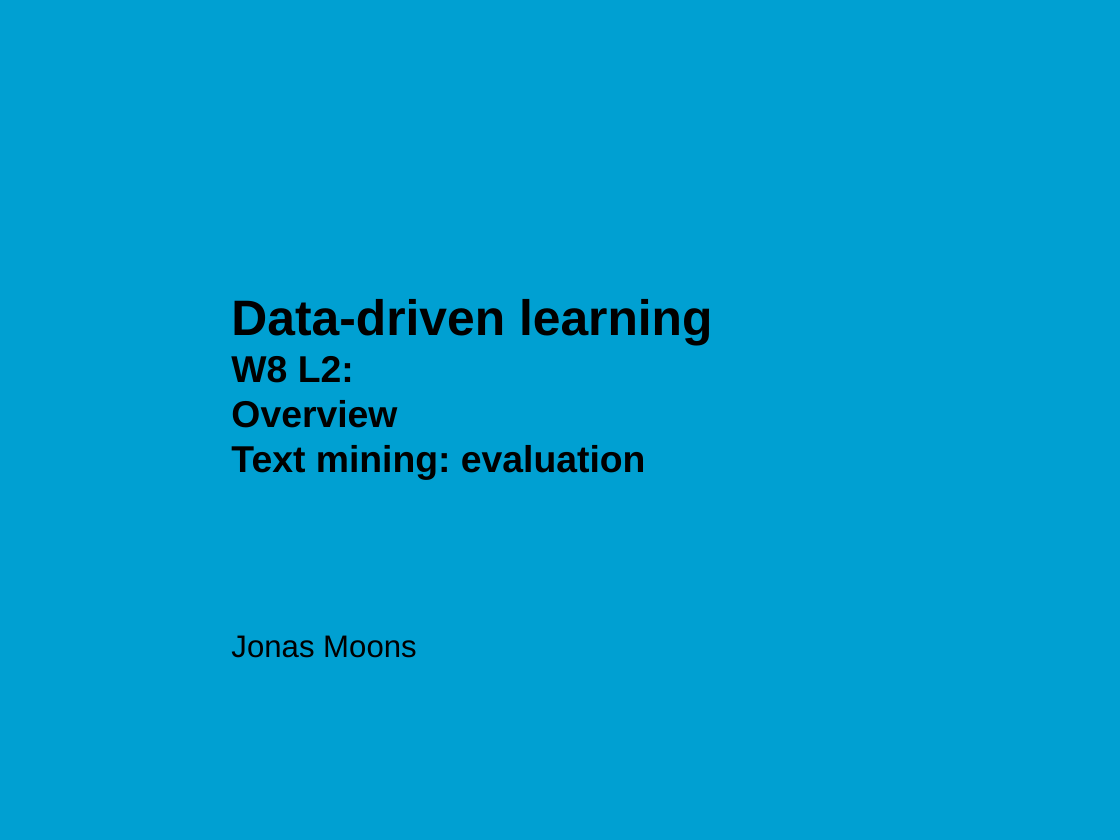
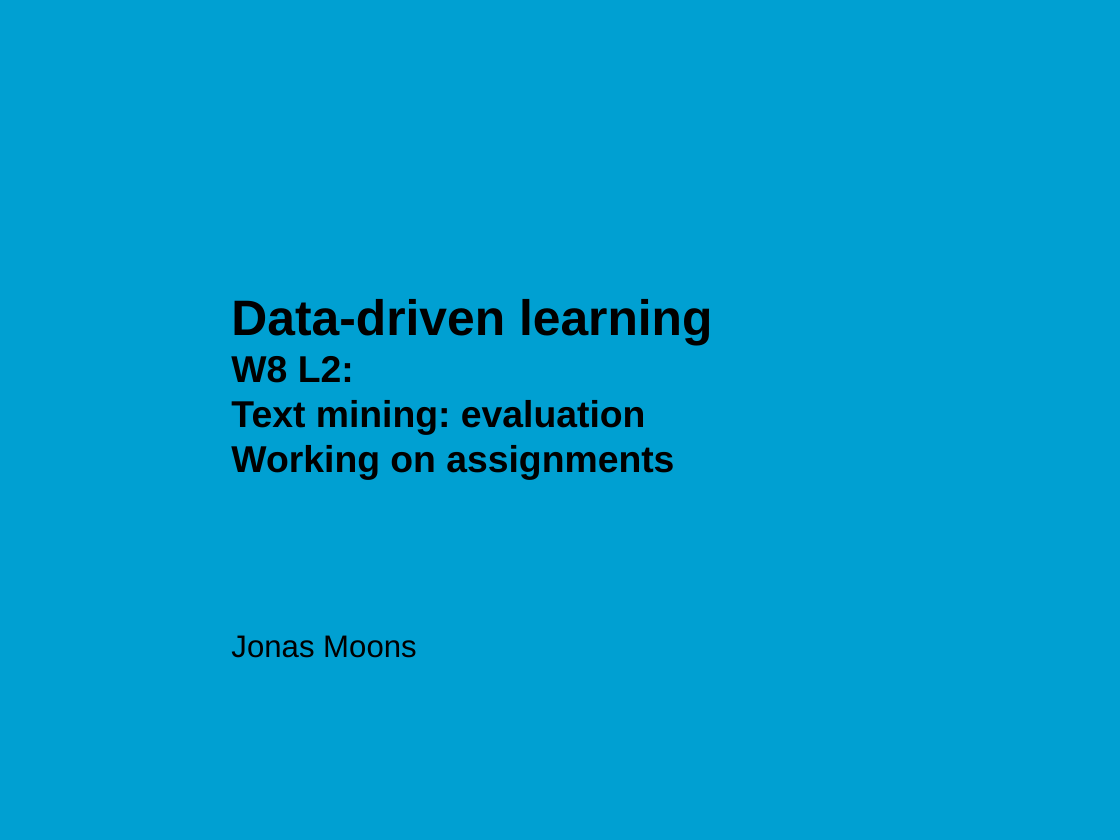
Before and after one commit to jonasmoons/data-driven-learning, a slide deck: slide 1 of slides/ddl-w8l2.pptx. Drawn at 1120x840 pixels with LibreOffice and Linux fonts; fonts in the diff are those of the drawing; background and template pictures are left out. Boxes give left, top, right and bottom in pixels: in the first picture for what was removed or moved away, otherwise in the second. Text is boxed around its words. In the diff, an @@ line names an element or a change of style, - is before the commit and + after.

```diff
--- a/slides/ddl-w8l2.pptx
+++ b/slides/ddl-w8l2.pptx
@@ title at bbox=[231, 299, 712, 479]: text changed @@
-Data-driven learning
-W8 L2:
-Overview
-Text mining: evaluation
+Data-driven learning
+W8 L2:
+Text mining: evaluation
+Working on assignments
```
Also in this commit, not shown: 1 other slide changed, 2 slides added, 1 slide removed, 5 other files.
